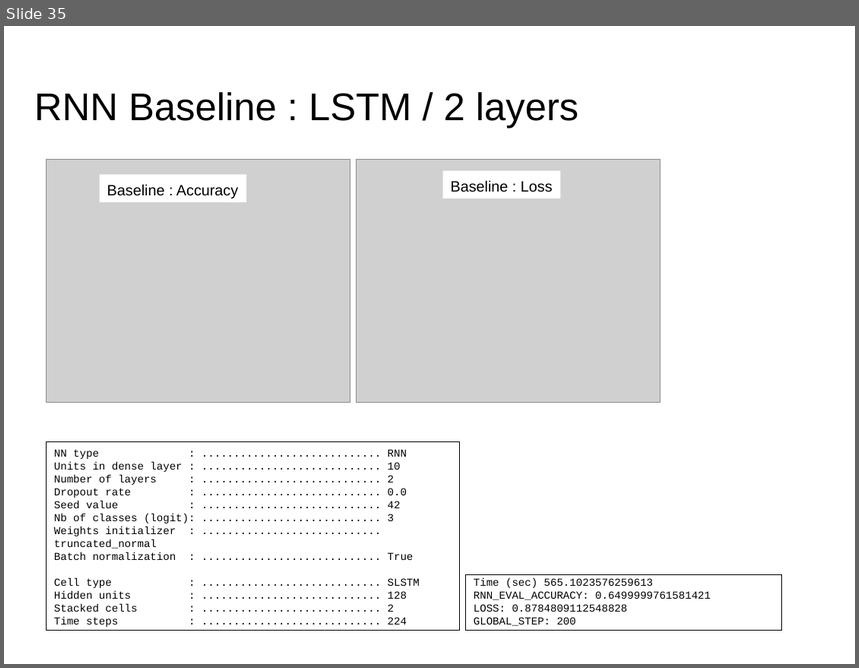
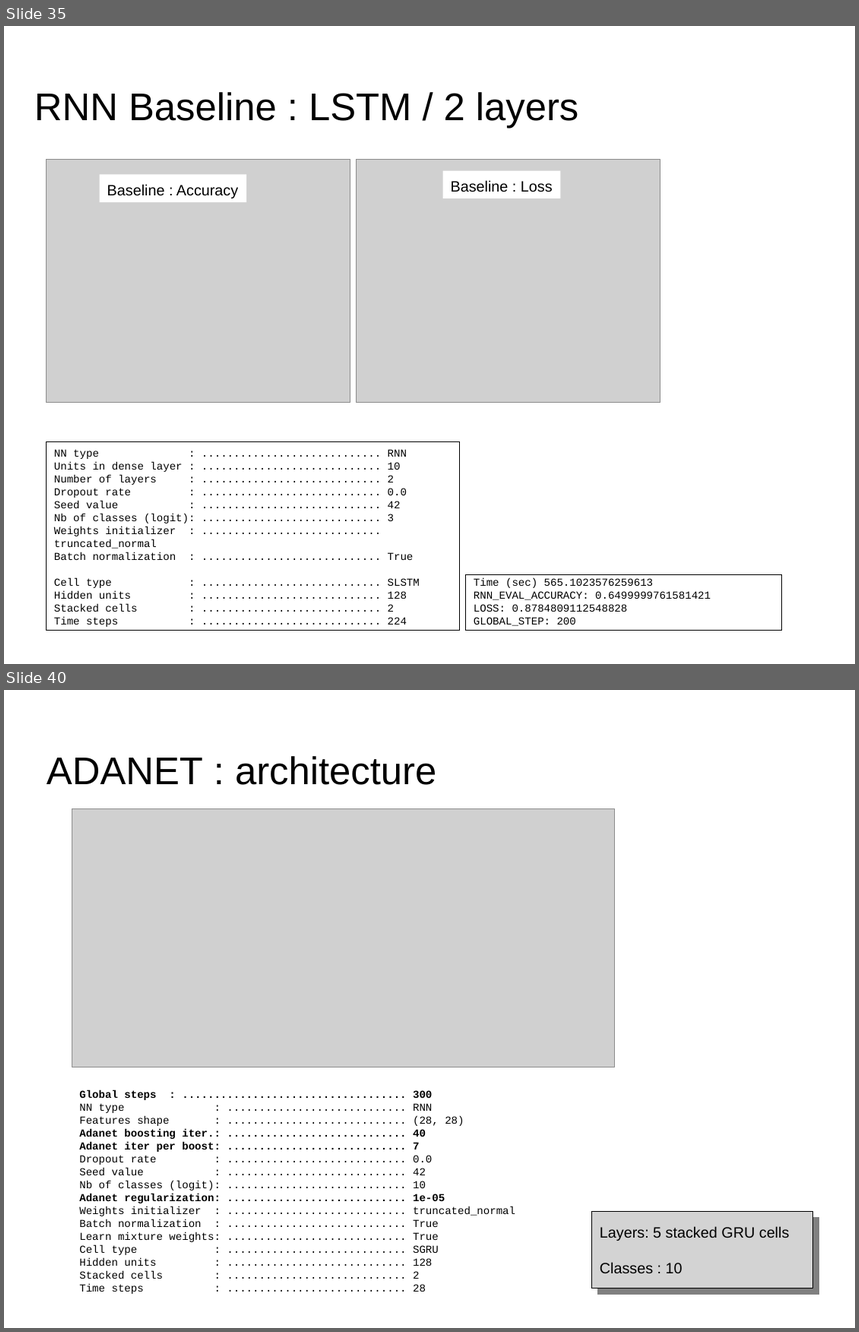
Before and after one commit to dataforcast/OC_Datascientist, a slide deck: P8/report/Openclassrooms_ParcoursDatascientist_P8-V2.odp. Shown one above the other, each under a label of ours: slide 35 before the commit, slides 35 and 40 after it; the slides between them are not shown. The pictures are 859x668 and 859x1332 pixels, drawn with LibreOffice and Linux fonts; fonts in the diff are those of the drawing; grey boxes stand for pictures; background and template pictures are left out. Boxes give left, top, right and bottom in pixels: in the first picture for what was removed or moved away, otherwise in the second. Text is boxed around its words. In the diff, an @@ line names an element or a change of style, - is before the commit and + after.

Commit message:
Adanet : source code reworked

```diff
--- a/P8/report/Openclassrooms_ParcoursDatascientist_P8-V2.odp
+++ b/P8/report/Openclassrooms_ParcoursDatascientist_P8-V2.odp
@@ slide 40 added at bbox=[4, 690, 855, 1328], background picture (left out) @@
@@ title added at bbox=[47, 756, 436, 785], 36 pt, text #000000 @@
+ADANET : architecture
@@ picture added at bbox=[72, 809, 615, 1068] @@
@@ text added at bbox=[79, 1091, 515, 1294], 10 pt, text #000000 @@
+Global steps : ................................... 300
+NN type : ............................ RNN
+Features shape : ............................ (28, 28)
+Adanet boosting iter.: ............................ 40
+Adanet iter per boost: ............................ 7
+Dropout rate : ............................ 0.0
+Seed value : ............................ 42
+Nb of classes (logit): ............................ 10
+Adanet regularization: ............................ 1e-05
+Weights initializer : ............................ truncated_normal
+Batch normalization : ............................ True
+Learn mixture weights: ............................ True
+Cell type : ............................ SGRU
+Hidden units : ............................ 128
+Stacked cells : ............................ 2
+Time steps : ............................ 28
@@ rectangle added at bbox=[592, 1211, 814, 1289], fill #D3D3D3, outline #000000 0 pt, 14 pt, text #000000 @@
+Layers: 5 stacked GRU cells
+Classes : 10
```
Also in this commit, not shown: 6 slides changed, 3 other slides added, 4 other files.
